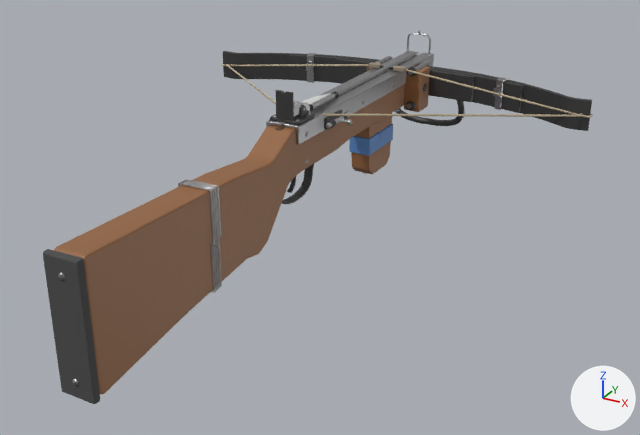
One commit to the glTF model assets/models/guns/crossbow.glb: the scene before it, then after it.
Both versions are drawn from a 50 mm camera at (0.55, -0.882, 0.393) aimed at (0.034, 0.056, -0.076). Arrows for +X, +Y and +Z are at lower right; the lights stay in place. The first picture is the older version. Vertices at exactly the same position are counted once.

In view in the first picture: 'bolt_string', 'static', 'static_rail_bolt', 'string_drawn', 'string_rest' and 2 more.
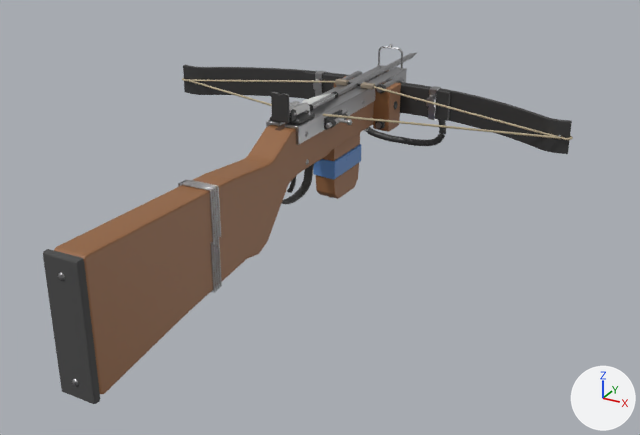
What differs and where, as boxes [x1, y1, x2, y2] in the pictures (640 x 435 px; the box of a moved part takes in the faces that stretch with it):
'static', reshaped: before [43, 30, 593, 404]; after [43, 44, 573, 404]
'string_drawn', moved, rescaled (13% taller): before [226, 65, 582, 117]; after [187, 80, 561, 139]
'string_rest', moved: before [229, 64, 581, 115]; after [188, 79, 560, 137]
'bolt_string', moved: before [369, 62, 407, 72]; after [335, 79, 375, 90]
part 1 of me_static, moved or reshaped: before [404, 66, 430, 112]; after [373, 82, 401, 132]
part 2 of me_static, moved or reshaped: before [355, 113, 392, 139]; after [322, 133, 360, 161]
part 3 of me_static, moved or reshaped: before [351, 141, 391, 174]; after [316, 163, 359, 199]
part 4 of me_static, moved or reshaped: before [349, 124, 393, 156]; after [313, 144, 361, 179]
part 5 of me_static, moved or reshaped: before [380, 131, 385, 141]; after [346, 153, 351, 163]
part 6 of me_static, moved or reshaped: before [307, 53, 316, 83]; after [315, 71, 326, 97]
part 7 of me_static, moved or reshaped: before [306, 63, 314, 71]; after [313, 82, 322, 90]
part 8 of me_static, moved or reshaped: before [494, 77, 509, 110]; after [428, 86, 441, 120]
part 9 of me_static, moved or reshaped: before [493, 88, 502, 98]; after [426, 97, 436, 107]
part 10 of me_static, moved or reshaped: before [369, 56, 393, 70]; after [336, 71, 362, 86]
part 11 of me_static, moved or reshaped: before [407, 61, 431, 109]; after [376, 76, 403, 128]
part 12 of me_static, moved or reshaped: before [407, 33, 431, 54]; after [378, 46, 403, 69]
part 13 of me_static, moved or reshaped: before [299, 105, 306, 117]; after [290, 109, 297, 122]
part 14 of me_static, moved or reshaped: before [276, 90, 294, 121]; after [271, 92, 290, 123]
part 15 of me_static, deleted: before [222, 30, 593, 174]
part 16 of me_static, built on: before [234, 51, 434, 182]; after [182, 44, 573, 198]

Diff of the bpy script that builds the scene:
```diff
--- a/assets/models/guns/crossbow.glb.py
+++ b/assets/models/guns/crossbow.glb.py
@@ me_static @@
-me_static.from_pydata(...)  # 9859 vertices, 19510 faces; spans x -0.31..0.31, y -0.37..0.513, z -0.112..0.098
+me_static.from_pydata(...)  # 9267 vertices, 18262 faces; spans x -0.31..0.31, y -0.37..0.403, z -0.112..0.098
+# me_static part 1: the loose piece of 50 vertices spanning x 0.02..0.046, y 0.35..0.39, z -0.01..0.054 is moved by (0.0, -0.11, 0.0)
+# me_static part 2: the loose piece of 20 vertices spanning x -0.015..0.015, y 0.24..0.32, z -0.024..-0.004 is moved by (0.0, -0.11, 0.0)
+# me_static part 3: the loose piece of 90 vertices spanning x -0.015..0.015, y 0.24..0.32, z -0.086..-0.05 is moved by (0.0, -0.11, 0.0)
+# me_static part 4: the loose piece of 12 vertices spanning x -0.017..0.017, y 0.238..0.322, z -0.05..-0.024 is moved by (0.0, -0.11, 0.0)
+# me_static part 5: the loose piece of 8 vertices spanning x 0.017..0.018, y 0.272..0.288, z -0.04..-0.026 is moved by (0.0, -0.11, 0.0)
+# me_static part 6: the loose piece of 36 vertices spanning x -0.172..-0.156, y 0.376..0.395, z 0.005..0.051 is turned -10.4 degrees about the z axis through its middle, then moved by (0.069, -0.095, 0.0)
+# me_static part 7: the loose piece of 56 vertices spanning x -0.167..-0.154, y 0.37..0.379, z 0.026..0.038 is turned -10.4 degrees about the z axis through its middle, then moved by (0.067, -0.095, 0.0)
+# me_static part 8: the loose piece of 36 vertices spanning x 0.156..0.172, y 0.376..0.395, z 0.005..0.051 is turned 10.4 degrees about the z axis through its middle, then moved by (-0.069, -0.095, 0.0)
+# me_static part 9: the loose piece of 56 vertices spanning x 0.154..0.167, y 0.37..0.379, z 0.026..0.038 is turned 10.4 degrees about the z axis through its middle, then moved by (-0.067, -0.095, 0.0)
+# me_static part 10: the loose piece of 96 vertices spanning x -0.037..-0.029, y 0.342..0.419, z -0.003..0.059 is moved by (0.0, -0.11, 0.0)
+# me_static part 11: the loose piece of 96 vertices spanning x 0.029..0.037, y 0.342..0.419, z -0.003..0.059 is moved by (0.0, -0.11, 0.0)
+# me_static part 12: the loose piece of 72 vertices spanning x -0.02..0.02, y 0.448..0.451, z 0.057..0.09 is moved by (0.0, -0.11, 0.0)
+# me_static part 13: the loose piece of 15 vertices spanning x 0.01..0.014, y 0.044..0.056, z 0.062..0.076 is moved by (0.0, -0.023, 0.0)
+# me_static part 14: the loose piece of 21 vertices spanning x -0.012..0.012, y 0.025..0.029, z 0.062..0.098 is moved by (0.0, -0.01, 0.0)
+# me_static part 15: 57 loose pieces with 5205 vertices, spanning x -0.31..0.31, y 0.257..0.513, z -0.088..0.095, are deleted
+# me_static part 16: 12 vertices moved within x -0.02..0.02, y 0.047..0.068, z -0.001..0.073; 236 vertices removed from x -0.023..0.023, y 0.032..0.46, z -0.008..0.077; 4849 vertices added at x -0.31..0.31, y 0.023..0.403, z -0.088..0.095
+# other edits to the shape of me_static do not show in these pictures
 me_static.materials.append(mat_wood)
@@ me_string_drawn @@
-me_string_drawn.from_pydata(...)  # 24 vertices, 40 faces; spans x -0.297..0.297, y -0.263..0.001, z -0.001..0.034
+me_string_drawn.from_pydata(...)  # 24 vertices, 40 faces; spans x -0.296..0.296, y -0.153..0.001, z -0.001..0.034
+# me_string_drawn part 17: the whole mesh is scaled about the mesh origin by (1, 0.58, 1)
 me_string_drawn.materials.append(mat_rope)
@@ me_string_rest @@
-me_string_rest.from_pydata(...)  # 24 vertices, 40 faces; spans x -0.296..0.296, y 0.329..0.333, z 0.027..0.062
+me_string_rest.from_pydata(...)  # 24 vertices, 40 faces; spans x -0.296..0.296, y 0.219..0.223, z 0.027..0.062
+# me_string_rest part 18: the whole mesh is moved by (0.0, -0.11, 0.0)
 me_string_rest.materials.append(mat_rope)
@@ ob_bolt_string @@
 ob_bolt_string = bpy.data.objects.new('bolt_string', me_bolt_string)
-ob_bolt_string.location = (0.0, 0.33, 0.06)
+ob_bolt_string.location = (0.0, 0.22, 0.06)
@@ ob_string_drawn @@
 ob_string_drawn = bpy.data.objects.new('string_drawn', me_string_drawn)
-ob_string_drawn.location = (0.0, 0.332, 0.028)
+ob_string_drawn.location = (0.0, 0.222, 0.028)
```
